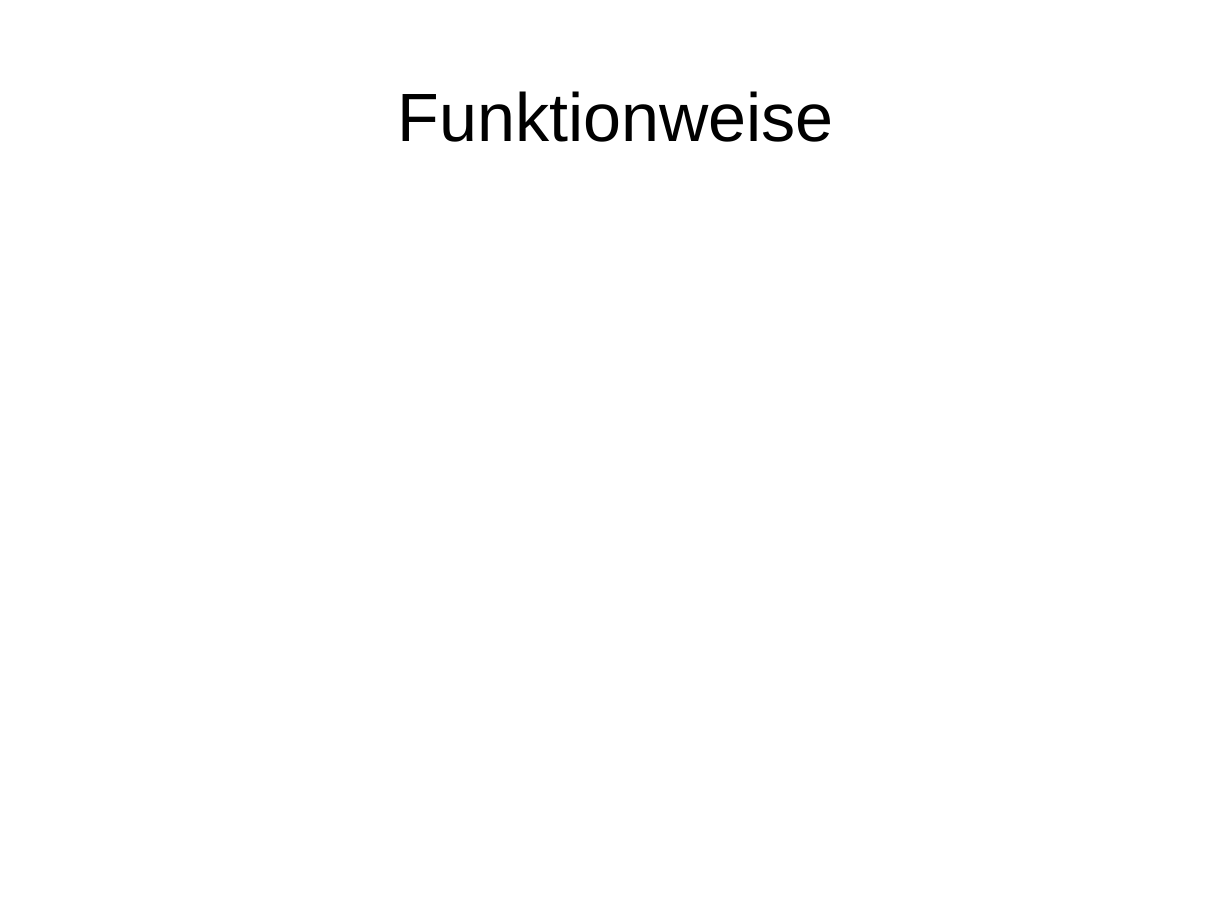
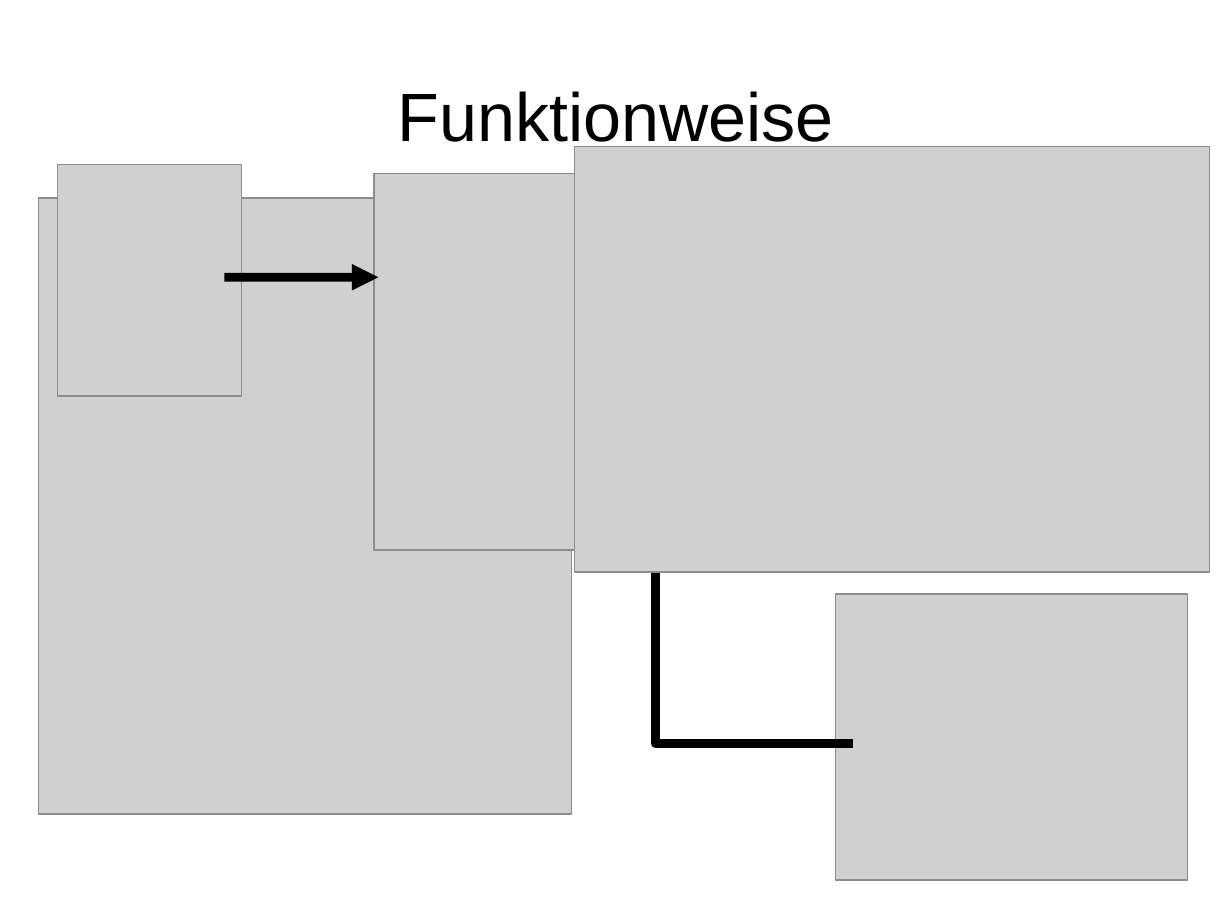
Before and after one commit to hheimbuerger/yaxgl, a slide deck: slide 9 of documents/Praesentationen/Präsentation XML-GUI.odp. Drawn at 1232x924 pixels with LibreOffice and Linux fonts; fonts in the diff are those of the drawing; grey boxes stand for pictures; background and template pictures are left out. Boxes give left, top, right and bottom in pixels: in the first picture for what was removed or moved away, otherwise in the second. Text is boxed around its words. In the diff, an @@ line names an element or a change of style, - is before the commit and + after.

```diff
--- a/documents/Praesentationen/Präsentation XML-GUI.odp
+++ b/documents/Praesentationen/Präsentation XML-GUI.odp
@@ picture added at [575,146,1210,572] @@
@@ picture added at [58,164,243,396] @@
@@ picture added at [375,174,836,551] @@
@@ picture added at [39,198,572,814] @@
@@ arrow added from (225, 277) to (379, 277), #000000 5.67 pt @@
@@ freeform shape added at [656,546,854,743], outline #000000 5.67 pt @@
@@ picture added at [836,594,1188,880] @@
```
Also in this commit, not shown: 1 other slide changed.
